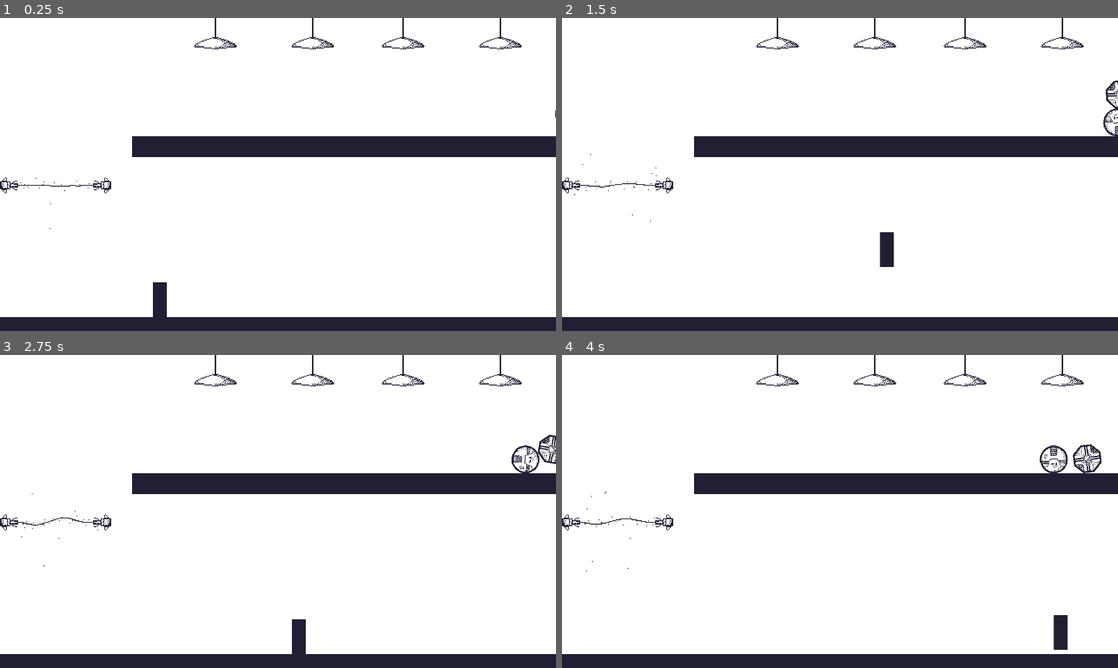
Above: before the commit, frames 1-4 (two rows, left to right).
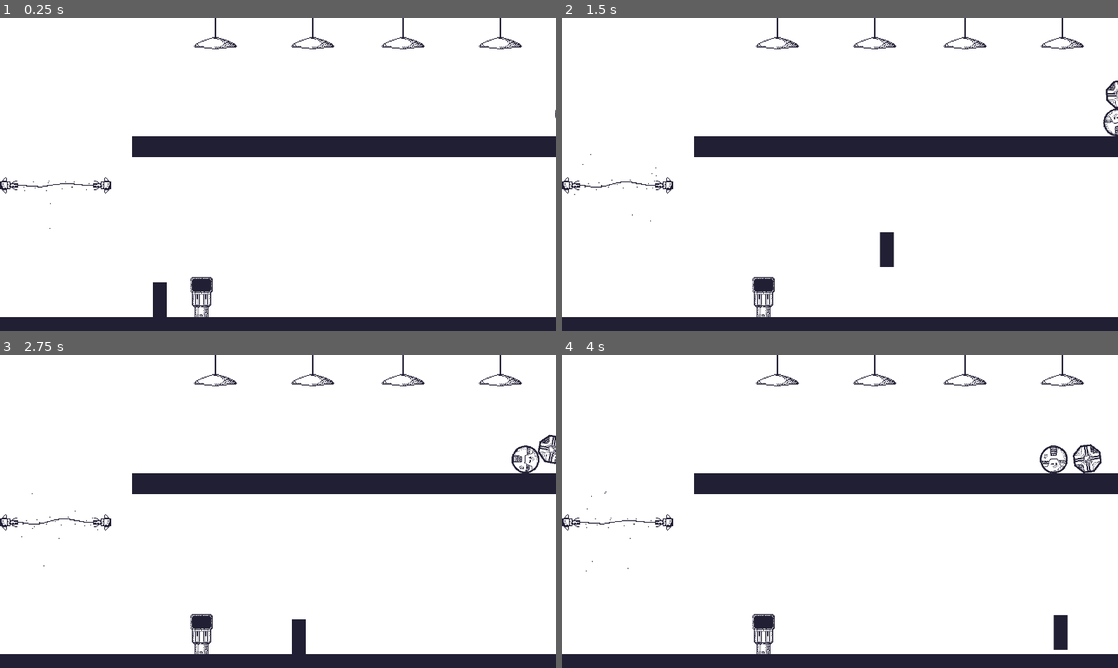
Above: after the commit, the same moments.

Repository: Greaby/double-jam
Game: Godot game, scene res://Main.tscn
Same seed, same stepped clock (60 frames per second), same inputs: the game is played once before the commit and once after it.
Inputs:
- Up to frame 1 (0.25 s): no input
- Up to frame 2 (1.5 s): tap Enter (grab) at 0.5, 0.6, 1.35 s; hold D (right) from 0.53 s (still down); tap Space (jump) at 0.77 s
- Up to frame 3 (2.75 s): tap Space (jump) at 1.52 s; release D (right) at 2.03 s; hold A (left) from 2.03 s (still down); tap Enter (grab) at 2.1 s
- Up to frame 4 (4 s): release A (left) at 2.78 s; hold D (right) from 2.78 s (still down); tap Enter (grab) at 2.85, 3.6 s; tap Space (jump) at 3.02, 3.77 s

The runs differ from the first frame. In frame 1, 0.4% of the frame differs, in the area x 3-39%, y 51-96%; in frame 2, 0.4%; in frame 3, 0.4%; in frame 4, 0.4%.

Commit message:
add borne

Diff:
--- a/Main.tscn
+++ b/Main.tscn
@@ -1,18 +1,19 @@
-[gd_scene load_steps=22 format=2]
+[gd_scene load_steps=23 format=2]
 
 [ext_resource path="res://Main.gd" type="Script" id=1]
 [ext_resource path="res://conveyor/Conveyor.tscn" type="PackedScene" id=2]
 [ext_resource path="res://light/LightMap.tscn" type="PackedScene" id=3]
-[ext_resource path="res://player/Player.gd" type="Script" id=4]
-[ext_resource path="res://waste/assets/plaque_texture_05.png" type="Texture" id=5]
-[ext_resource path="res://laser/assets/laser_0.png" type="Texture" id=6]
-[ext_resource path="res://laser/assets/laser_1.png" type="Texture" id=7]
-[ext_resource path="res://laser/assets/laser_2.png" type="Texture" id=8]
-[ext_resource path="res://laser/assets/laser_3.png" type="Texture" id=9]
-[ext_resource path="res://laser/assets/laser_4.png" type="Texture" id=10]
-[ext_resource path="res://laser/assets/laser_5.png" type="Texture" id=11]
-[ext_resource path="res://laser/assets/laser_6.png" type="Texture" id=12]
-[ext_resource path="res://assets/lampe_01.png" type="Texture" id=13]
+[ext_resource path="res://laser/assets/laser_0.png" type="Texture" id=4]
+[ext_resource path="res://laser/assets/laser_1.png" type="Texture" id=5]
+[ext_resource path="res://laser/assets/laser_2.png" type="Texture" id=6]
+[ext_resource path="res://laser/assets/laser_3.png" type="Texture" id=7]
+[ext_resource path="res://laser/assets/laser_4.png" type="Texture" id=8]
+[ext_resource path="res://laser/assets/laser_5.png" type="Texture" id=9]
+[ext_resource path="res://laser/assets/laser_6.png" type="Texture" id=10]
+[ext_resource path="res://assets/lampe_01.png" type="Texture" id=11]
+[ext_resource path="res://borne/Borne.tscn" type="PackedScene" id=12]
+[ext_resource path="res://player/Player.gd" type="Script" id=13]
+[ext_resource path="res://waste/assets/plaque_texture_05.png" type="Texture" id=14]
 
 [sub_resource type="Animation" id=8]
 
@@ -31,20 +32,10 @@
 custom_solver_bias = 0.0
 extents = Vector2( 16, 192 )
 
-[sub_resource type="RectangleShape2D" id=4]
-
-custom_solver_bias = 0.0
-extents = Vector2( 16, 32 )
-
-[sub_resource type="RectangleShape2D" id=7]
-
-custom_solver_bias = 0.0
-extents = Vector2( 32, 32 )
-
 [sub_resource type="SpriteFrames" id=5]
 
 animations = [ {
-"frames": [ ExtResource( 6 ), ExtResource( 7 ), ExtResource( 8 ), ExtResource( 9 ), ExtResource( 10 ), ExtResource( 11 ), ExtResource( 12 ), ExtResource( 11 ), ExtResource( 10 ), ExtResource( 9 ), ExtResource( 8 ), ExtResource( 7 ) ],
+"frames": [ ExtResource( 4 ), ExtResource( 5 ), ExtResource( 6 ), ExtResource( 7 ), ExtResource( 8 ), ExtResource( 9 ), ExtResource( 10 ), ExtResource( 9 ), ExtResource( 8 ), ExtResource( 7 ), ExtResource( 6 ), ExtResource( 5 ) ],
 "loop": true,
 "name": "default",
 "speed": 30.0
@@ -95,6 +86,16 @@
 anim_loop = false
 _sections_unfolded = [ "Angular Velocity", "Color", "Damping", "Emission Shape", "Orbit Velocity", "Scale" ]
 
+[sub_resource type="RectangleShape2D" id=4]
+
+custom_solver_bias = 0.0
+extents = Vector2( 16, 32 )
+
+[sub_resource type="RectangleShape2D" id=7]
+
+custom_solver_bias = 0.0
+extents = Vector2( 32, 32 )
+
 [node name="Main" type="Node2D"]
 
 script = ExtResource( 1 )
@@ -166,80 +167,21 @@
 tile_data = PoolIntArray(  )
 _sections_unfolded = [ "Cell", "Transform" ]
 
-[node name="Player" type="KinematicBody2D" parent="." index="5"]
-
-editor/display_folded = true
-position = Vector2( 368, 656 )
-input_pickable = false
-collision_layer = 1
-collision_mask = 1
-collision/safe_margin = 0.08
-script = ExtResource( 4 )
-_sections_unfolded = [ "Collision" ]
-
-[node name="Collision" type="CollisionShape2D" parent="Player" index="0"]
-
-shape = SubResource( 4 )
-
-[node name="Pivot" type="Position2D" parent="Player" index="1"]
-
-_sections_unfolded = [ "Transform", "Z Index" ]
-
-[node name="Polygon2D" type="Polygon2D" parent="Player/Pivot" index="0"]
-
-position = Vector2( 16, 0 )
-polygon = PoolVector2Array( -32, 32, -32, -48, 0, -48, 0, 32 )
-uv = PoolVector2Array(  )
-color = Color( 0.133333, 0.12549, 0.203922, 1 )
-vertex_colors = PoolColorArray(  )
-offset = Vector2( 0, 0 )
-antialiased = false
-texture = null
-texture_offset = Vector2( 0, 0 )
-texture_scale = Vector2( 1, 1 )
-texture_rotation_degrees = 0.0
-invert_enable = false
-invert_border = 100.0
-
-[node name="Hand" type="Sprite" parent="Player/Pivot" index="1"]
-
-position = Vector2( 16, -16 )
-scale = Vector2( 0.5, 0.5 )
-texture = ExtResource( 5 )
-_sections_unfolded = [ "Transform" ]
-
-[node name="Detector" type="Area2D" parent="Player" index="2"]
-
-editor/display_folded = true
-input_pickable = true
-gravity_vec = Vector2( 0, 1 )
-gravity = 98.0
-linear_damp = 0.1
-angular_damp = 1.0
-collision_layer = 0
-collision_mask = 4
-audio_bus_override = false
-audio_bus_name = "Master"
-_sections_unfolded = [ "Collision" ]
-
-[node name="CollisionShape2D" type="CollisionShape2D" parent="Player/Detector" index="0"]
-
-shape = SubResource( 7 )
-
-[node name="SpawnTimer" type="Timer" parent="." index="6"]
+[node name="SpawnTimer" type="Timer" parent="." index="5"]
 
 process_mode = 1
 wait_time = 0.2
 one_shot = false
 autostart = true
 
-[node name="Laser" type="AnimatedSprite" parent="." index="7"]
-
+[node name="Laser" type="AnimatedSprite" parent="." index="6"]
+
+editor/display_folded = true
 position = Vector2( 128, 384 )
 scale = Vector2( 2, 2 )
 frames = SubResource( 5 )
 animation = "default"
-frame = 8
+frame = 9
 playing = true
 _sections_unfolded = [ "Transform" ]
 
@@ -261,7 +203,7 @@
 position = Vector2( 0, 16 )
 shape = SubResource( 6 )
 
-[node name="Particles2D" type="Particles2D" parent="." index="8"]
+[node name="Particles2D" type="Particles2D" parent="." index="7"]
 
 position = Vector2( 128, 384 )
 emitting = true
@@ -284,7 +226,7 @@
 v_frames = 1
 _sections_unfolded = [ "Process Material", "Time" ]
 
-[node name="Lamps" type="Node2D" parent="." index="9"]
+[node name="Lamps" type="Node2D" parent="." index="8"]
 
 editor/display_folded = true
 position = Vector2( 1104, 80 )
@@ -293,30 +235,100 @@
 
 position = Vector2( 48, -16 )
 scale = Vector2( 2, 2 )
-texture = ExtResource( 13 )
+texture = ExtResource( 11 )
 _sections_unfolded = [ "Transform" ]
 
 [node name="lamp2" type="Sprite" parent="Lamps" index="1"]
 
 position = Vector2( -176, -16 )
 scale = Vector2( 2, 2 )
-texture = ExtResource( 13 )
+texture = ExtResource( 11 )
 _sections_unfolded = [ "Transform" ]
 
 [node name="lamp3" type="Sprite" parent="Lamps" index="2"]
 
 position = Vector2( -384, -16 )
 scale = Vector2( 2, 2 )
-texture = ExtResource( 13 )
+texture = ExtResource( 11 )
 _sections_unfolded = [ "Transform" ]
 
 [node name="lamp4" type="Sprite" parent="Lamps" index="3"]
 
 position = Vector2( -608, -16 )
 scale = Vector2( 2, 2 )
-texture = ExtResource( 13 )
-_sections_unfolded = [ "Transform" ]
+texture = ExtResource( 11 )
+_sections_unfolded = [ "Transform" ]
+
+[node name="Bornes" type="Node2D" parent="." index="9"]
+
+position = Vector2( 368, 656 )
+
+[node name="Borne" parent="Bornes" index="0" instance=ExtResource( 12 )]
+
+position = Vector2( 96, -32 )
+type = null
+
+[node name="Player" type="KinematicBody2D" parent="." index="10"]
+
+editor/display_folded = true
+position = Vector2( 368, 656 )
+input_pickable = false
+collision_layer = 1
+collision_mask = 1
+collision/safe_margin = 0.08
+script = ExtResource( 13 )
+_sections_unfolded = [ "Collision" ]
+
+[node name="Collision" type="CollisionShape2D" parent="Player" index="0"]
+
+shape = SubResource( 4 )
+
+[node name="Pivot" type="Position2D" parent="Player" index="1"]
+
+_sections_unfolded = [ "Transform", "Z Index" ]
+
+[node name="Polygon2D" type="Polygon2D" parent="Player/Pivot" index="0"]
+
+position = Vector2( 16, 0 )
+polygon = PoolVector2Array( -32, 32, -32, -48, 0, -48, 0, 32 )
+uv = PoolVector2Array(  )
+color = Color( 0.133333, 0.12549, 0.203922, 1 )
+vertex_colors = PoolColorArray(  )
+offset = Vector2( 0, 0 )
+antialiased = false
+texture = null
+texture_offset = Vector2( 0, 0 )
+texture_scale = Vector2( 1, 1 )
+texture_rotation_degrees = 0.0
+invert_enable = false
+invert_border = 100.0
+
+[node name="Hand" type="Sprite" parent="Player/Pivot" index="1"]
+
+position = Vector2( 16, -16 )
+scale = Vector2( 0.5, 0.5 )
+texture = ExtResource( 14 )
+_sections_unfolded = [ "Transform" ]
+
+[node name="Detector" type="Area2D" parent="Player" index="2"]
+
+input_pickable = true
+gravity_vec = Vector2( 0, 1 )
+gravity = 98.0
+linear_damp = 0.1
+angular_damp = 1.0
+collision_layer = 0
+collision_mask = 20
+audio_bus_override = false
+audio_bus_name = "Master"
+_sections_unfolded = [ "Collision" ]
+
+[node name="CollisionShape2D" type="CollisionShape2D" parent="Player/Detector" index="0"]
+
+shape = SubResource( 7 )
 
 [connection signal="timeout" from="SpawnTimer" to="." method="_on_SpawnTimer_timeout"]
 
 [connection signal="body_entered" from="Laser/Area2D" to="." method="_on_Area2D_body_entered"]
+
+[connection signal="area_entered" from="Player/Detector" to="Player" method="_on_Detector_area_entered"]
--- a/borne/Borne.gd
+++ b/borne/Borne.gd
@@ -1,6 +1,16 @@
 extends Node2D
 
+enum TYPES {CIRCLE, TRIANGLE, SQUARE, HEXAGON}
+
+export (TYPES) var type
+
 var is_on = false
+
+func toggle():
+    if is_on:
+        turn_off()
+    else:
+        turn_on()
 
 
 func turn_on():
@@ -12,3 +22,11 @@
     if is_on:
         is_on = false
         $AnimatedSprite.play("off")
+
+func _on_Detector_toggle():
+    toggle()
+
+
+func _on_AnimatedSprite_animation_finished():
+    if $AnimatedSprite.animation == "on":
+        $AnimatedSprite.animation = "square"
--- a/borne/Borne.tscn
+++ b/borne/Borne.tscn
@@ -1,31 +1,45 @@
-[gd_scene load_steps=10 format=2]
+[gd_scene load_steps=14 format=2]
 
 [ext_resource path="res://borne/Borne.gd" type="Script" id=1]
-[ext_resource path="res://borne/assets/borne_0.png" type="Texture" id=2]
-[ext_resource path="res://borne/assets/borne_1.png" type="Texture" id=3]
-[ext_resource path="res://borne/assets/borne_2.png" type="Texture" id=4]
-[ext_resource path="res://borne/assets/borne_3.png" type="Texture" id=5]
+[ext_resource path="res://borne/assets/borne_carre_9.png" type="Texture" id=2]
+[ext_resource path="res://borne/assets/borne_carre_10.png" type="Texture" id=3]
+[ext_resource path="res://borne/assets/borne_6.png" type="Texture" id=4]
+[ext_resource path="res://borne/assets/borne_5.png" type="Texture" id=5]
 [ext_resource path="res://borne/assets/borne_4.png" type="Texture" id=6]
-[ext_resource path="res://borne/assets/borne_5.png" type="Texture" id=7]
-[ext_resource path="res://borne/assets/borne_6.png" type="Texture" id=8]
+[ext_resource path="res://borne/assets/borne_3.png" type="Texture" id=7]
+[ext_resource path="res://borne/assets/borne_2.png" type="Texture" id=8]
+[ext_resource path="res://borne/assets/borne_1.png" type="Texture" id=9]
+[ext_resource path="res://borne/assets/borne_0.png" type="Texture" id=10]
+[ext_resource path="res://borne/Detector.gd" type="Script" id=11]
 
 [sub_resource type="SpriteFrames" id=1]
 
 animations = [ {
-"frames": [ ExtResource( 2 ), ExtResource( 3 ), ExtResource( 4 ), ExtResource( 5 ), ExtResource( 6 ), ExtResource( 7 ), ExtResource( 8 ) ],
+"frames": [ ExtResource( 2 ), ExtResource( 3 ) ],
+"loop": true,
+"name": "square",
+"speed": 6.0
+}, {
+"frames": [ ExtResource( 4 ), ExtResource( 5 ), ExtResource( 6 ), ExtResource( 7 ), ExtResource( 8 ), ExtResource( 9 ), ExtResource( 10 ) ],
 "loop": false,
 "name": "off",
 "speed": 8.0
 }, {
-"frames": [ ExtResource( 8 ), ExtResource( 7 ), ExtResource( 6 ), ExtResource( 5 ), ExtResource( 4 ), ExtResource( 3 ), ExtResource( 2 ) ],
+"frames": [ ExtResource( 10 ), ExtResource( 9 ), ExtResource( 8 ), ExtResource( 7 ), ExtResource( 6 ), ExtResource( 5 ), ExtResource( 4 ) ],
 "loop": false,
 "name": "on",
 "speed": 8.0
 } ]
 
+[sub_resource type="RectangleShape2D" id=2]
+
+custom_solver_bias = 0.0
+extents = Vector2( 32, 48 )
+
 [node name="Borne" type="Node2D" index="0"]
 
 script = ExtResource( 1 )
+type = null
 
 [node name="AnimatedSprite" type="AnimatedSprite" parent="." index="0"]
 
@@ -33,3 +47,25 @@
 animation = "off"
 frame = 6
 playing = true
+
+[node name="Detector" type="Area2D" parent="." index="1"]
+
+input_pickable = true
+gravity_vec = Vector2( 0, 1 )
+gravity = 98.0
+linear_damp = 0.1
+angular_damp = 1.0
+collision_layer = 16
+audio_bus_override = false
+audio_bus_name = "Master"
+script = ExtResource( 11 )
+_sections_unfolded = [ "Collision" ]
+
+[node name="CollisionShape2D" type="CollisionShape2D" parent="Detector" index="0"]
+
+position = Vector2( 0, 16 )
+shape = SubResource( 2 )
+
+[connection signal="animation_finished" from="AnimatedSprite" to="." method="_on_AnimatedSprite_animation_finished"]
+
+[connection signal="toggle" from="Detector" to="." method="_on_Detector_toggle"]
--- /dev/null
+++ b/borne/Detector.gd
@@ -0,0 +1,6 @@
+extends Area2D
+
+signal toggle
+
+func toggle():
+    emit_signal("toggle")
--- a/player/Player.gd
+++ b/player/Player.gd
@@ -16,6 +16,7 @@
 func _physics_process(delta):
 
     if Input.is_action_just_pressed("grab"):
+        toggle_borne()
         if not has_object:
             take_object()
         else:
@@ -50,3 +51,12 @@
 
     get_node("../Garbage").add_child(instance)
     instance.position = position
+
+func toggle_borne():
+    var area = $Detector.get_overlapping_areas().pop_front()
+    if area:
+        area.toggle()
+
+
+func _on_Detector_area_entered(area):
+    pass
--- a/project.godot
+++ b/project.godot
@@ -44,6 +44,7 @@
 2d_physics/layer_2="garbage"
 2d_physics/layer_3="recycled"
 2d_physics/layer_4="laser"
+2d_physics/layer_5="borne"
 
 [rendering]
 
Binary file added: borne/assets/borne_carre_10.png
Not shown, added: borne/assets/borne_carre_10.png.import
Binary file added: borne/assets/borne_carre_7.png
Not shown, added: borne/assets/borne_carre_7.png.import
Binary file added: borne/assets/borne_carre_8.png
Not shown, added: borne/assets/borne_carre_8.png.import
Binary file added: borne/assets/borne_carre_9.png
Not shown, added: borne/assets/borne_carre_9.png.import
